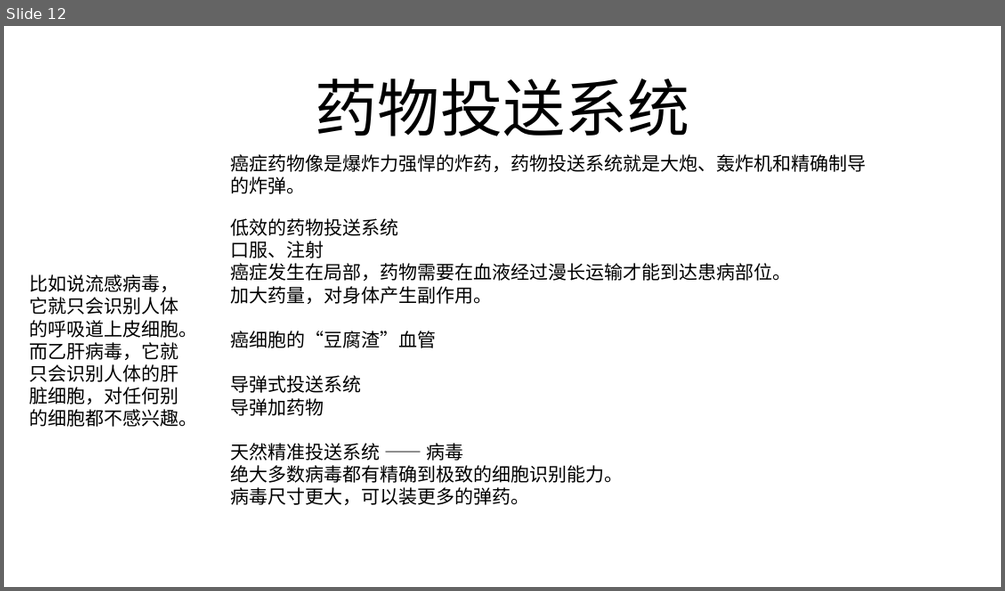
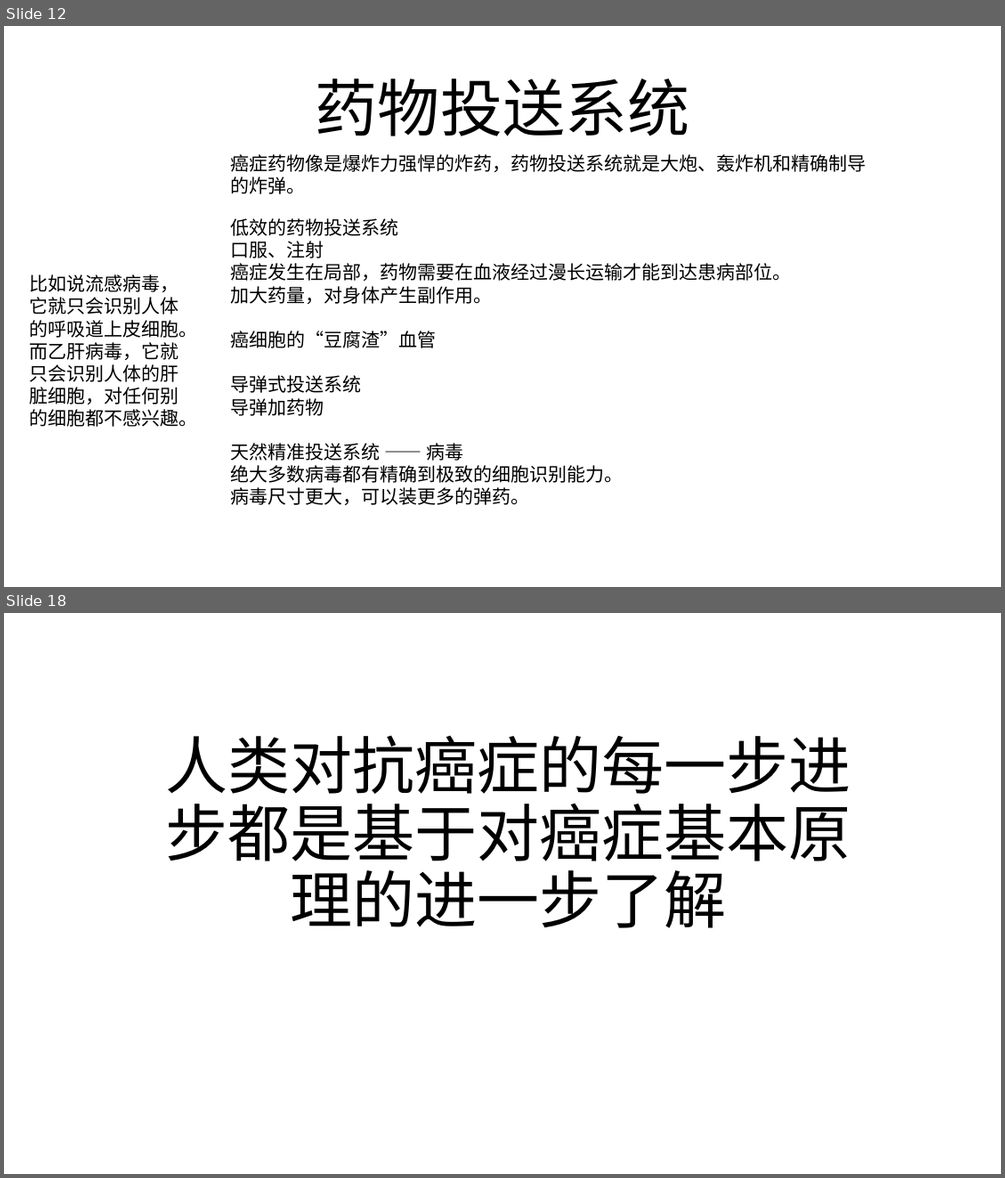
Before and after one commit to FredJiangFei/freetalk, a slide deck: 癌症/New Microsoft PowerPoint Presentation.pptx. Shown one above the other, each under a label of ours: slide 12 before the commit, slides 12 and 18 after it; the slides between them are not shown. The pictures are 1005x591 and 1005x1178 pixels, drawn with LibreOffice and Linux fonts; fonts in the diff are those of the drawing. Boxes give left, top, right and bottom in pixels: in the first picture for what was removed or moved away, otherwise in the second. Text is boxed around its words. In the diff, an @@ line names an element or a change of style, - is before the commit and + after.

```diff
--- a/癌症/New Microsoft PowerPoint Presentation.pptx
+++ b/癌症/New Microsoft PowerPoint Presentation.pptx
@@ slide 18 added at (x1=4, y1=613, x2=1001, y2=1174), background #FFFFFF @@
@@ title added at (x1=166, y1=735, x2=851, y2=928), 60 pt, text #000000 @@
+人类对抗癌症的每一步进步都是基于对癌症基本原理的进一步了解
```
Also in this commit, not shown: 1 slide changed, 4 other slides added, 1 other file.
